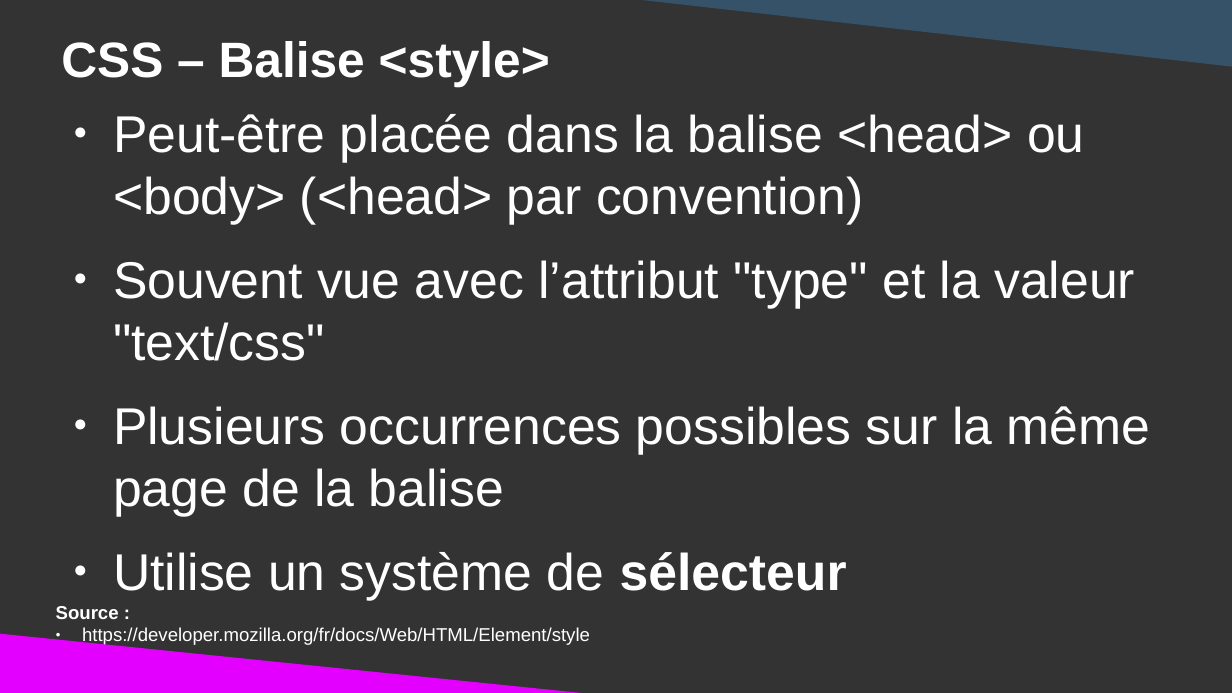
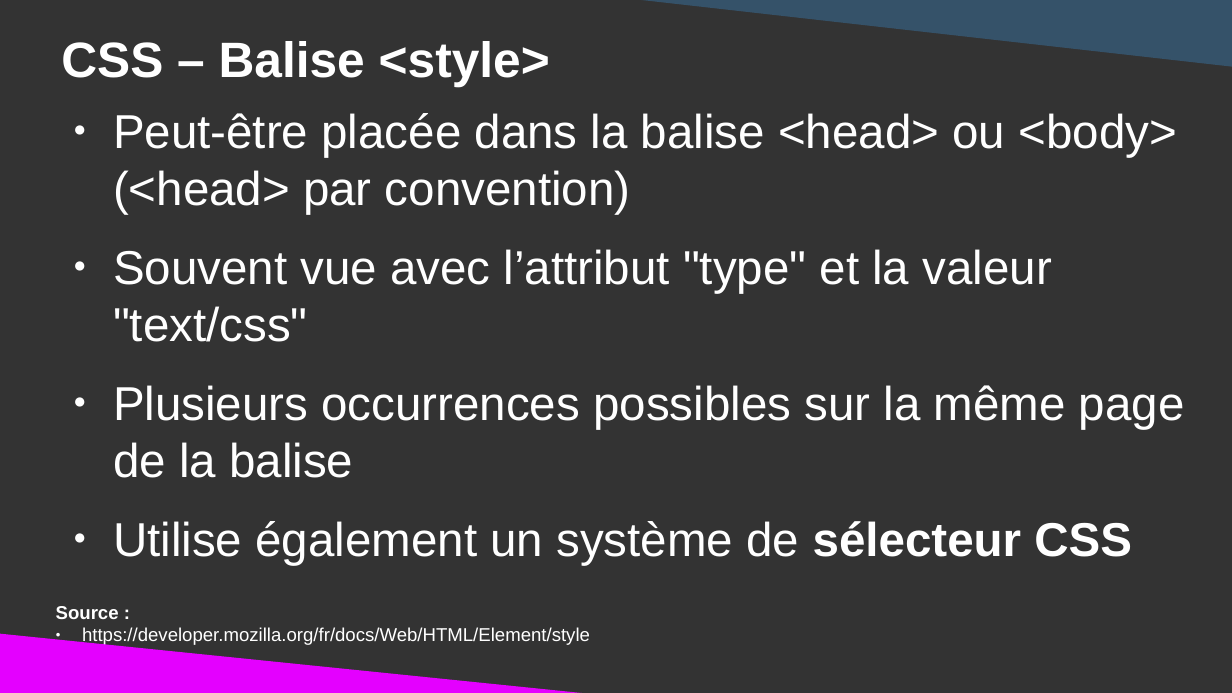
Before and after one commit to DanYellow/cours, a slide deck: slide 16 of integration-web-s1/travaux-pratiques/numero-2/presentation.odp (slide 17 before the commit). Drawn at 1232x693 pixels with LibreOffice and Linux fonts; fonts in the diff are those of the drawing. Boxes give left, top, right and bottom in pixels: in the first picture for what was removed or moved away, otherwise in the second. Text is boxed around its words. In the diff, an @@ line names an element or a change of style, - is before the commit and + after.

```diff
--- a/integration-web-s1/travaux-pratiques/numero-2/presentation.odp
+++ b/integration-web-s1/travaux-pratiques/numero-2/presentation.odp
@@ text at [113,113,1185,478]: size 33.3 to 30.6 pt in "Peut-être placée dans la balise <head> ou ...", "Souvent vue avec l’attribut "type" et la ...", "Plusieurs occurrences possibles sur la même page ..." @@
@@ text at [113,521,1132,565]: text changed; size 33.3 to 30.6 pt @@
-● Utilise un système de sélecteur
+● Utilise également un système de sélecteur CSS
```
Also in this commit, not shown: 27 other slides changed, 1 slide added, 2 slides removed, 3 other files.
